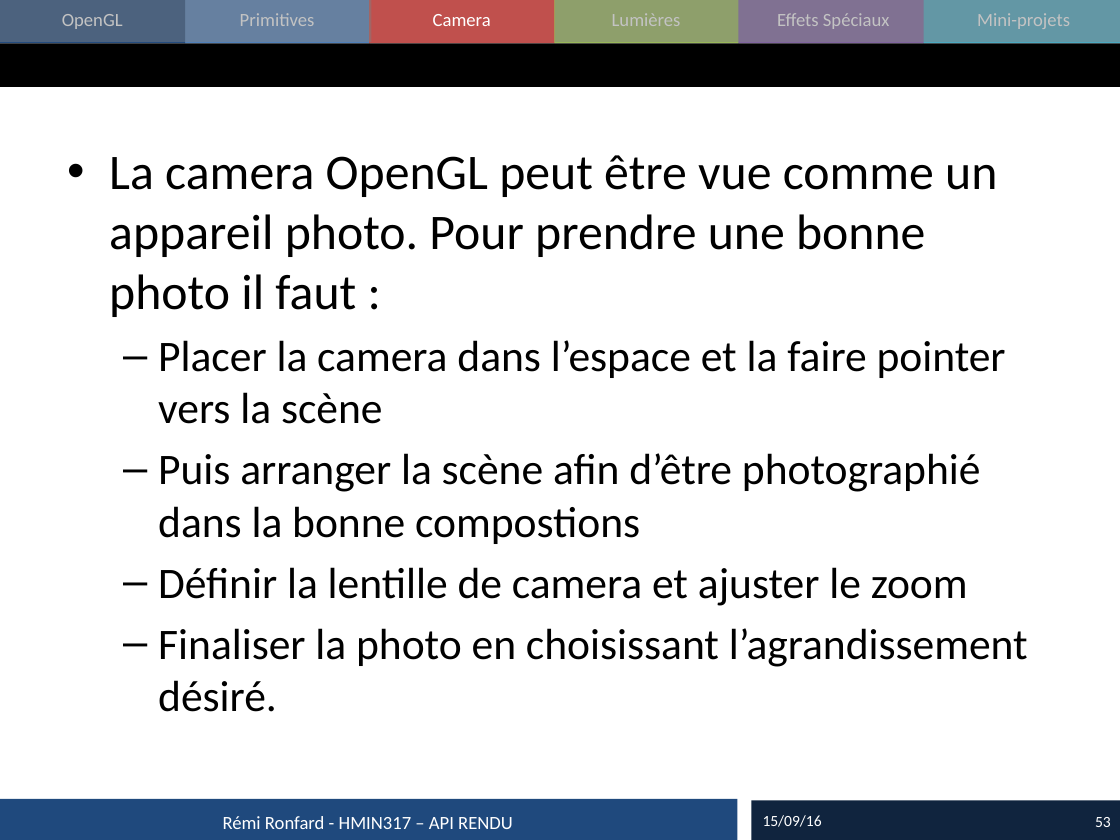
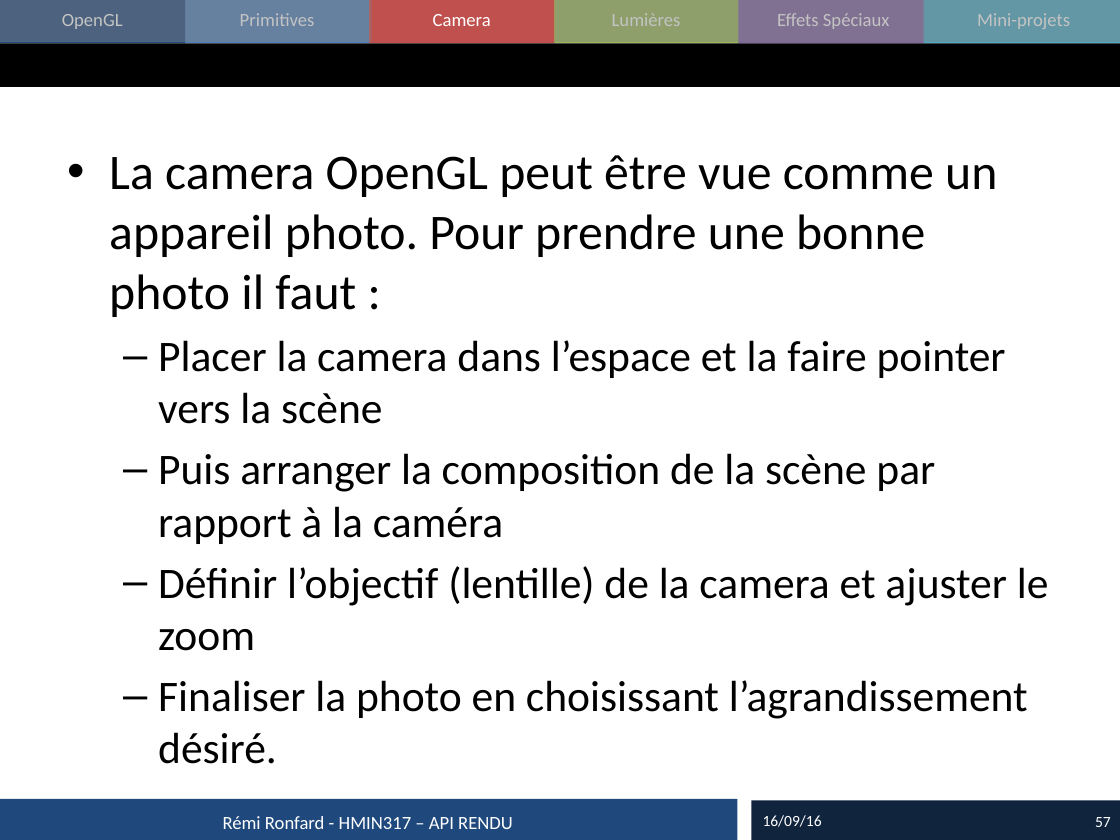
Before and after one commit to master-imagina/hmin317, a slide deck: slide 57 of cours/2016_01_Rendu.pptx (slide 53 before the commit). Drawn at 1120x840 pixels with LibreOffice and Linux fonts; fonts in the diff are those of the drawing. Boxes give left, top, right and bottom in pixels: in the first picture for what was removed or moved away, otherwise in the second. Text is boxed around its words. In the diff, an @@ line names an element or a change of style, - is before the commit and + after.

```diff
--- a/cours/2016_01_Rendu.pptx
+++ b/cours/2016_01_Rendu.pptx
@@ text at [158, 453, 1049, 651]: text changed @@
-  – Puis arranger la scène afin d’être photographié dans la bonne compostions
-  – Définir la lentille de camera et ajuster le zoom
+  – Puis arranger la composition de la scène par rapport à la caméra
+  – Définir l’objectif (lentille) de la camera et ajuster le zoom
@@ text at [763, 815, 822, 827]: text changed @@
-15/09/16
+16/09/16
@@ page number at [1095, 817, 1111, 827]: text changed @@
-53
+57
```
Also in this commit, not shown: 19 other slides changed, 1 slide added, 3 other files.
